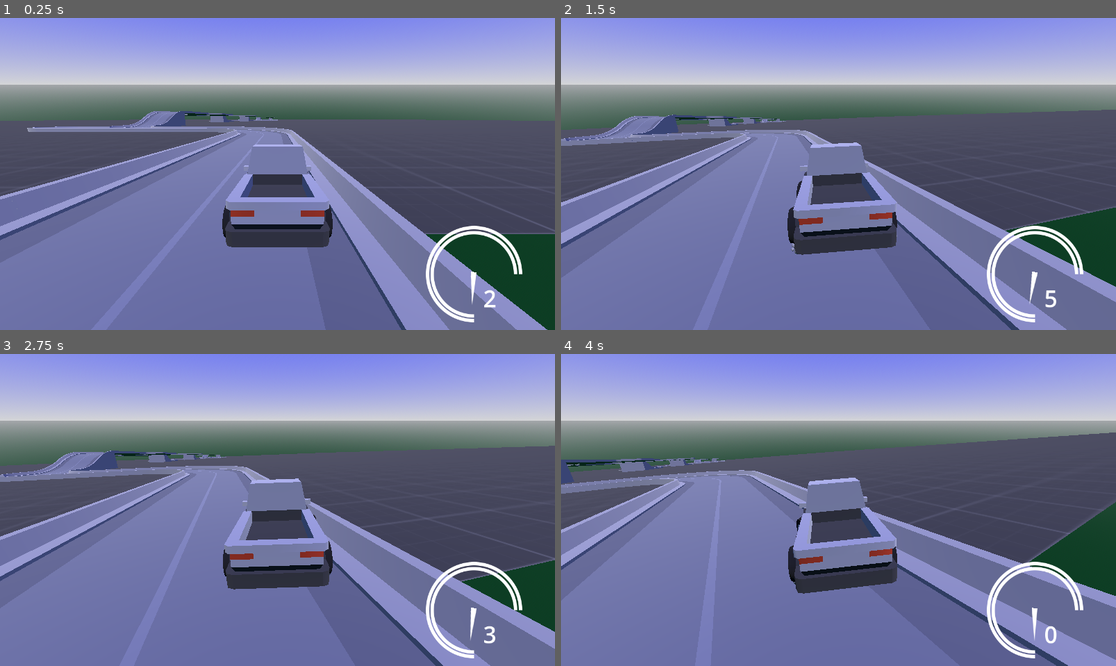
Above: before the commit, frames 1-4 (two rows, left to right).
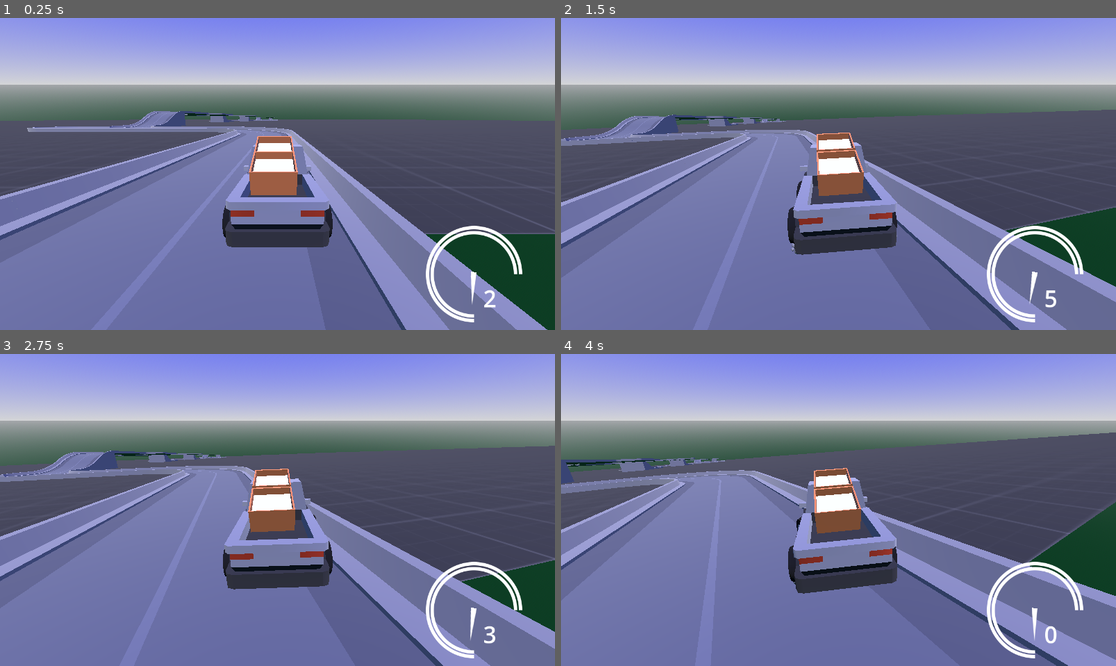
Above: after the commit, the same moments.

Repository: Yngwarr/tofu-delivery-game
Game: Godot game, scene res://scenes/Game.tscn
The game is run twice, just before and just after one commit, with the same random seed, the same clock (stepped at 60 frames per second) and the same inputs.
Inputs:
- Up to frame 1 (0.25 s): no input
- Up to frame 2 (1.5 s): hold D (steer_right) 0.53-1.28 s; tap W (throttle) at 0.6, 1.35 s; hold S (brake) from 1.28 s (still down)
- Up to frame 3 (2.75 s): release S (brake) at 2.03 s; hold D (steer_right) from 2.03 s (still down); tap W (throttle) at 2.1 s
- Up to frame 4 (4 s): tap W (throttle) at 2.85, 3.6 s; release D (steer_right) at 3.53 s; hold A (steer_left) from 3.53 s (still down)

The runs differ from the first frame. In frame 1, 1.5% of the frame differs, in the area x 44-54%, y 37-57%; in frame 2, 1.5%; in frame 3, 1.5%; in frame 4, 1.5%, in the area x 45-55%, y 36-58%.

Commit message:
added tofu box

Diff:
--- a/scenes/Car.tscn
+++ b/scenes/Car.tscn
@@ -1,10 +1,11 @@
-[gd_scene load_steps=7 format=3 uid="uid://cdqld478wjboa"]
+[gd_scene load_steps=8 format=3 uid="uid://cdqld478wjboa"]
 
 [ext_resource type="Script" path="res://src/Car.gd" id="1_uwfxo"]
 [ext_resource type="Script" path="res://src/CameraPivot.gd" id="2_gm2jt"]
 [ext_resource type="PackedScene" uid="uid://bak3noash7osy" path="res://scenes/dust_particles.tscn" id="2_vx4ad"]
 [ext_resource type="PackedScene" uid="uid://bpn84vi24hyje" path="res://scenes/Wheel.tscn" id="3_4m2kf"]
 [ext_resource type="PackedScene" uid="uid://u8myc7bt2m1t" path="res://models/cars/truckFlat.glb" id="4_40kqm"]
+[ext_resource type="PackedScene" uid="uid://bweum6e7fpest" path="res://scenes/tofu_box.tscn" id="6_jm0d0"]
 
 [sub_resource type="ConvexPolygonShape3D" id="ConvexPolygonShape3D_4536q"]
 points = PackedVector3Array(0.75, 0.599961, -0.750199, 0.75, 0.499932, -0.750199, 0.75, 0.599961, -0.850184, 0.449883,  …(1076 unchanged characters)…
@@ -77,6 +78,12 @@
 [node name="wheel_frontRight" parent="truckFlat/truckFlat2" index="4"]
 visible = false
 
+[node name="TofuBox1" parent="." instance=ExtResource("6_jm0d0")]
+transform = Transform3D(1, 0, 0, 0, 1, 0, 0, 0, 1, 0, 0.639547, -0.594241)
+
+[node name="TofuBox2" parent="." instance=ExtResource("6_jm0d0")]
+transform = Transform3D(1, 0, 0, 0, 1, 0, 0, 0, 1, 0, 0.64, -1.8)
+
 [editable path="flw"]
 [editable path="rlw"]
 [editable path="truckFlat"]
--- /dev/null
+++ b/scenes/tofu_box.tscn
@@ -0,0 +1,14 @@
+[gd_scene load_steps=3 format=3 uid="uid://bweum6e7fpest"]
+
+[ext_resource type="PackedScene" uid="uid://nko00vg764c6" path="res://models/tofu.glb" id="1_1gh0k"]
+
+[sub_resource type="ConvexPolygonShape3D" id="ConvexPolygonShape3D_2ihff"]
+points = PackedVector3Array(-0.529508, -0.3276, -0.554864, 0.501276, 0.280745, 0.526638, -0.503762, 0.281428, 0.527852, 0.528178, -0.3276, 0.554864, 0.501276, 0.280745, -0.526638, -0.529508, -0.3276, 0.554864, 0.528178, -0.3276, -0.554864, -0.503762, 0.281428, -0.527852)
+
+[node name="TofuBox" type="RigidBody3D"]
+
+[node name="tofu" parent="." instance=ExtResource("1_1gh0k")]
+
+[node name="CollisionShape3D" type="CollisionShape3D" parent="."]
+transform = Transform3D(1, 0, 0, 0, 1, 0, 0, 0, 1, 0.0902457, 0.327619, 0.0829421)
+shape = SubResource("ConvexPolygonShape3D_2ihff")
Binary file added: models/tofu.glb
Not shown, added: models/tofu.glb.import
